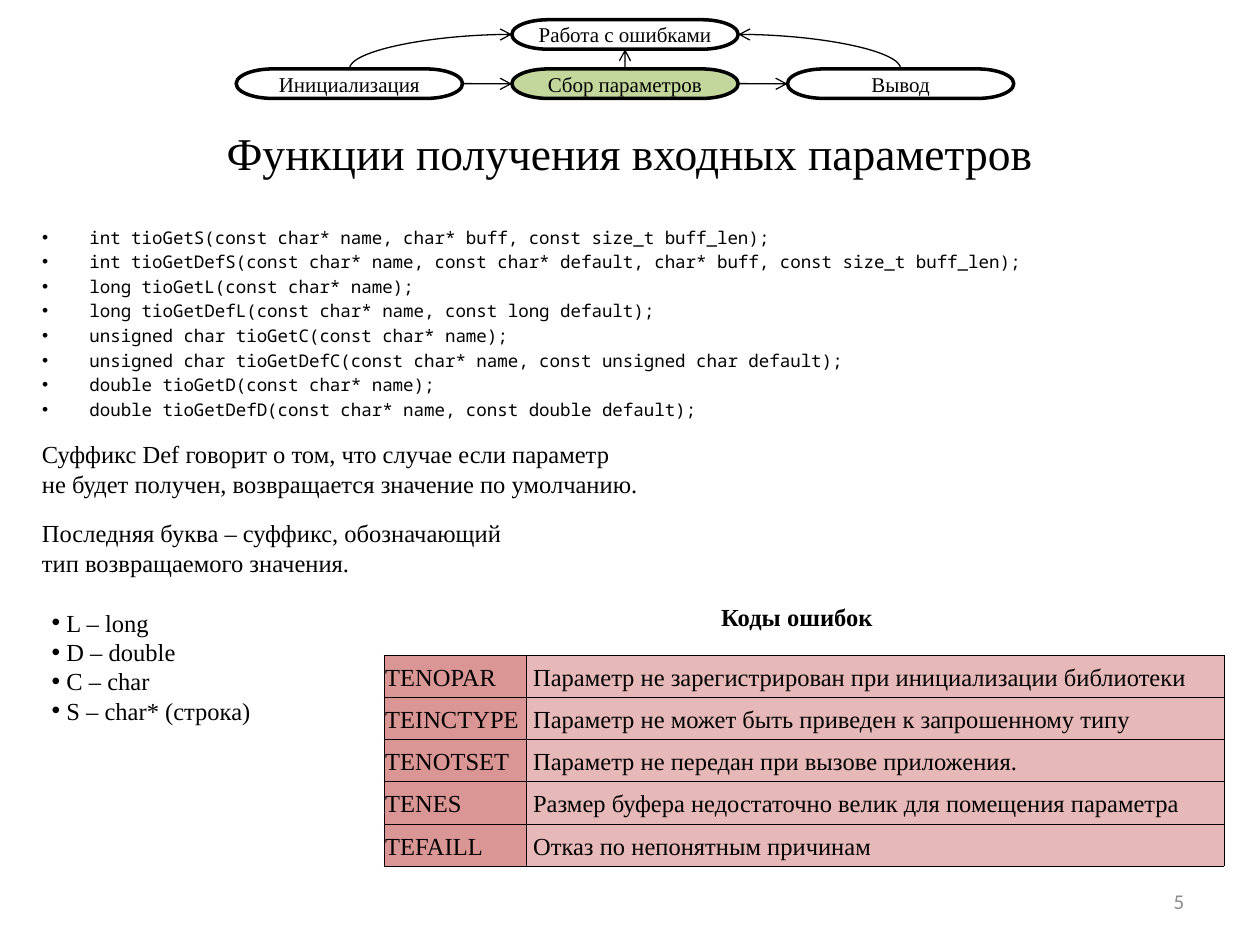
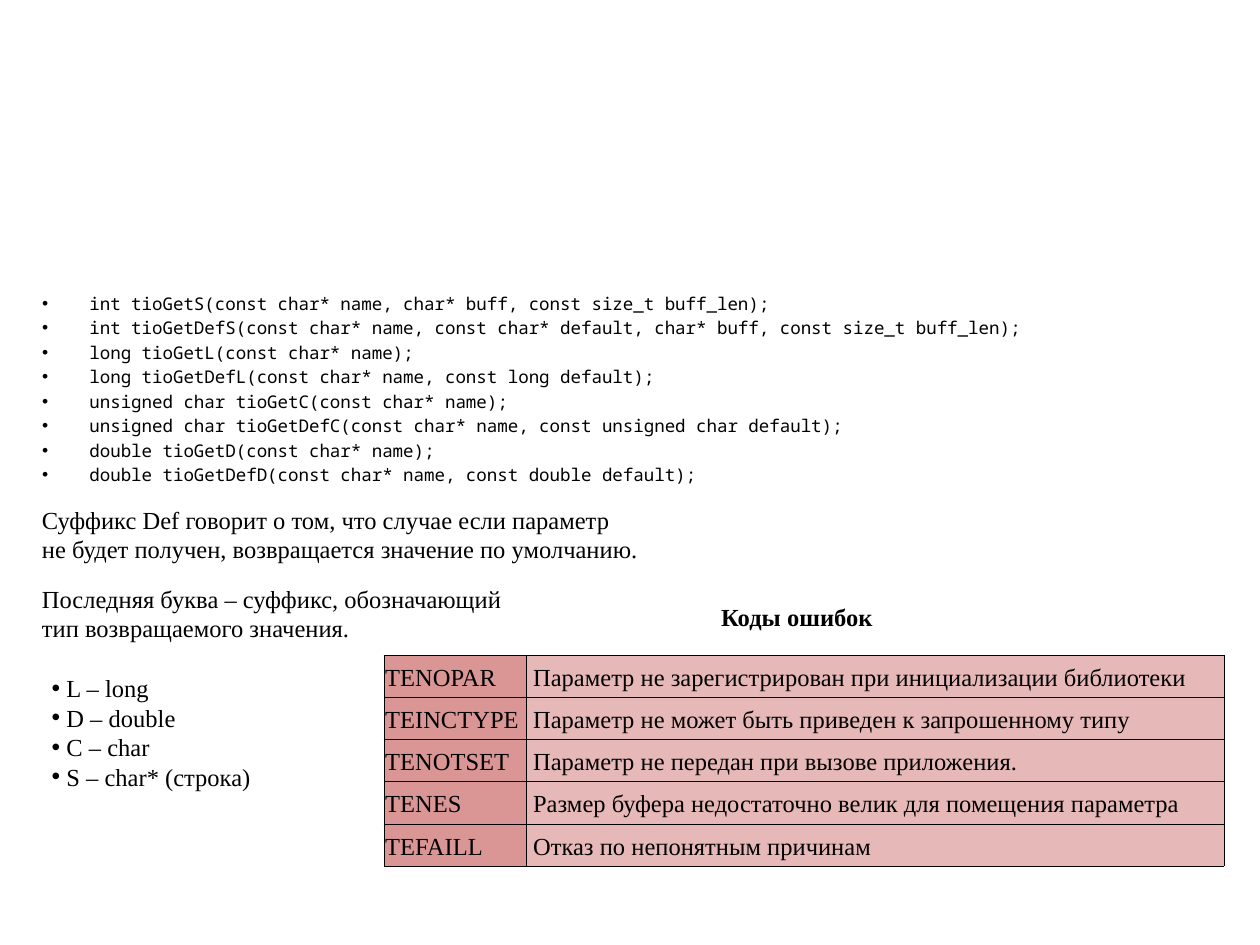
Before and after one commit to nwcfang/diplom_report, a slide deck: slide 5 of presentation/presentation-shtamp.pptx. Drawn at 1260x945 pixels with LibreOffice and Linux fonts; fonts in the diff are those of the drawing. Boxes give left, top, right and bottom in pixels: in the first picture for what was removed or moved away, otherwise in the second. Text is boxed around its words. In the diff, an @@ line names an element or a change of style, - is before the commit and + after.

```diff
--- a/presentation/presentation-shtamp.pptx
+++ b/presentation/presentation-shtamp.pptx
@@ pill shape removed at (x1=512, y1=20, x2=738, y2=49) @@
-Работа с ошибками
@@ curved arrow removed from (349, 69) to (512, 34) @@
@@ curved arrow removed from (625, 69) to (625, 49) @@
@@ curved arrow removed from (901, 69) to (738, 34) @@
@@ pill shape removed at (x1=236, y1=69, x2=462, y2=98) @@
-Инициализация
@@ curved arrow removed from (462, 83) to (512, 84) @@
@@ pill shape removed at (x1=512, y1=69, x2=738, y2=98) @@
-Cбор параметров
@@ curved arrow removed from (738, 83) to (788, 84) @@
@@ pill shape removed at (x1=788, y1=69, x2=1014, y2=98) @@
-Вывод
@@ title removed at (x1=227, y1=140, x2=1032, y2=179) @@
-Функции получения входных параметров
@@ 4 texts moved together from (x1=42, y1=230, x2=1021, y2=725) to (x1=42, y1=296, x2=1021, y2=791) @@
@@ page number removed at (x1=1174, y1=895, x2=1185, y2=909) @@
-5
```
Also in this commit, not shown: 13 other slides changed, 1 other file.
